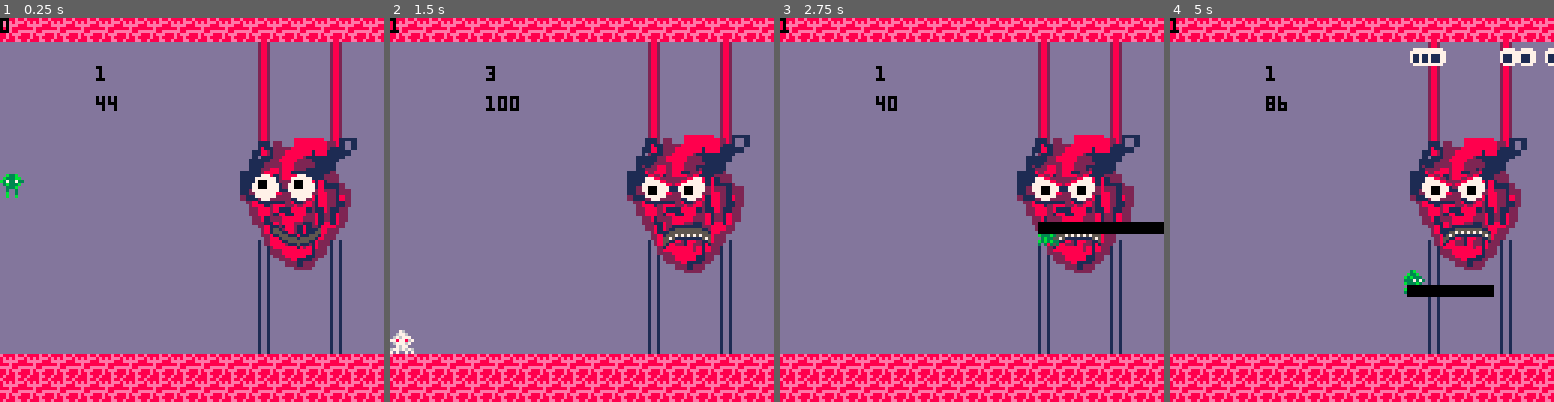
Above: before the commit, frames 1-4 (left to right).
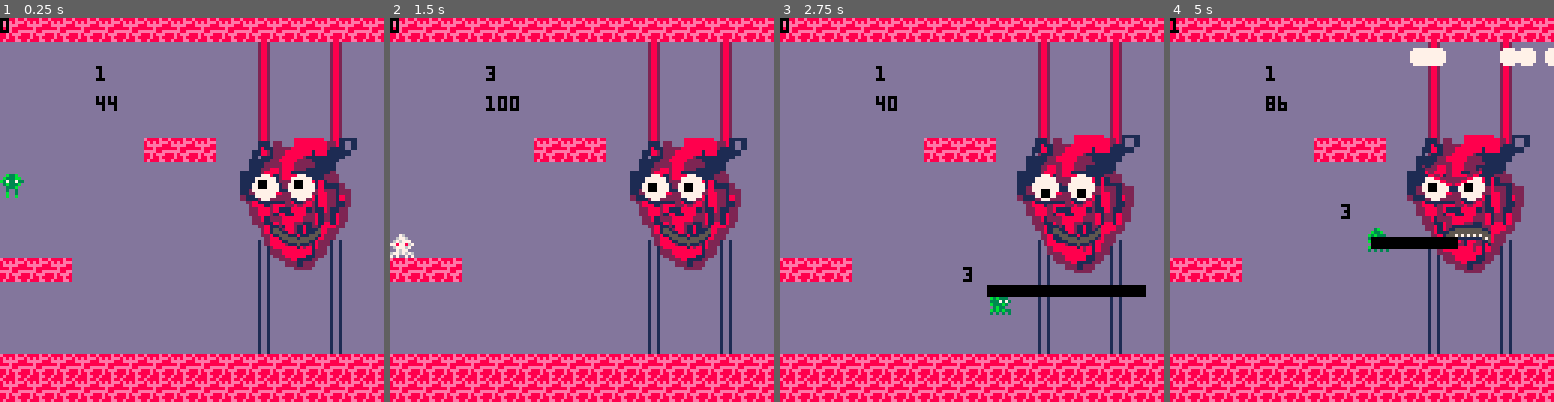
Above: after the commit, the same moments.

Repository: Von-dy/Game_Design_Final_Project
Game: PICO-8 cartridge current_build.p8
Two runs of this game, one before a commit and one after it. Both use one fixed random seed, a clock stepped at 60 frames per second and the inputs below.
Inputs:
- Up to frame 1 (0.25 s): no input
- Up to frame 2 (1.5 s): tap X (X key) at 0.33, 1.07 s; tap O (Z key) at 0.7 s
- Up to frame 3 (2.75 s): hold Right 1.6-2.1 s; tap O (Z key) at 1.7, 2.1, 2.5 s; tap X (X key) at 1.85 s; hold Up 2.15-2.42 s; hold Right from 2.47 s (still down)
- Up to frame 4 (5 s): tap O (Z key) every 0.4 s from 2.9 to 4.9 s; tap X (X key) at 2.97, 4.08 s; release Right at 3.03 s; hold Left 3.08-3.58 s; hold Down 3.63-3.97 s; hold Right 4.02-4.68 s; hold Up from 4.73 s (still down)

The runs differ from the first frame. In frame 1, 2.3% of the frame differs, in the area x 0-57%, y 31-69%; in frame 2, 5.4%; in frame 3, 5.7%; in frame 4, 6.4%, in the area x 0-100%, y 9-73%.

Commit message:
Added (barely) functional hitbox detection things

Diff:
--- a/current_build.p8
+++ b/current_build.p8
@@ -26,7 +26,8 @@
   hp=0,
   x=138,
   y=60,
-  id=0
+  id=0,
+  hboxes={}
  }
  return boss
 end
@@ -44,7 +45,6 @@
 function heart_boss()
  boss.ct=time()
  boss.bullets={}
- boss.sprite=17
  boss.name="heart"
  boss.state=0
  boss.hp=1
@@ -59,19 +59,21 @@
 
 --makes the valves for the heart boss
 function make_valve(n)
- lx=96
+ lx=86
  ly=22
- if n==2 then lx=120 ly=22 end
- if n==3 then lx=96 ly=100 end
- if n==4 then lx=120 ly=100 end
+ if n==2 then lx=110 ly=22 end
+ if n==3 then lx=86 ly=100 end
+ if n==4 then lx=110 ly=100 end
  valve={
  id=n,
  hp=50,
  x=lx,
  y=ly,
  sprite=16,
- bullets={}
+ bullets={},
+ hbox={}
  }
+ valve.hbox=makehitbox(lx,ly,3,8,nil)
  return valve
 end
 
@@ -82,8 +84,10 @@
  y=o.y,
  d=d,
  sprite=21,
- spd=1
+ spd=1,
+ hbox={}
  }
+ b.hbox=makehitbox(b.x+2,b.y+2,4,4,nil)
  return b
 end
 
@@ -93,17 +97,27 @@
  x=o.x,
  y=o.y,
  dia=diag,
- sprite=17,
- spd=1
+ sprite=21,
+ spd=1,
+ hbox={}
  }
+ b.hbox=makehitbox(b.x+2,b.y+2,4,4,nil)
  return b
 end
 
 --determining what the heart boss does based on state
 function hb_logic(s)
         timer=time()-boss.ct
-        --if state 0 do nothing
-
+        --check valve hp
+        for v in all(boss.valves) do
+         if v.hp<=0 then del(boss.valves,v) end
+        end
+        --if state 0 do nothing until attacked
+								if s==0 then
+								 for v in all(boss.valves) do
+								  if v.hp<50 then s=1 end
+								 end
+								end
         --if state 1 do clot attacks and valve bursts
         t=players[1]
         if s==1 then
@@ -122,6 +136,8 @@
          if timer%10==0 then
           valve_burst(boss.av)
          end
+
+         if #boss.valves<=2 then s=2 end
         end
 
         --if in state 2 then do flood attack and streams
@@ -142,6 +160,8 @@
 
         --move whatever bullets have been shot
         move_bullets()
+        --update boss state
+        boss.state=s
 end
 
 --rain clots of blood on one side of screen
@@ -160,13 +180,14 @@
 function vb()
  id=flr(rnd(4))+1
  for v in all(boss.valves) do
-  if id==v.id then v.sprite=7 return v end
+  if id==v.id then v.sprite=1 return v end
  end
 end
 
 --for a valve, shoot a
 --burst of bullets out
 function valve_burst(v)
+ v.x=v.x
  v.sprite=16
  --make 8 bullets, 4 diagonals 4 straight
  for i=0,7 do
@@ -186,6 +207,9 @@
   d=b.d
   x=b.x
   y=b.y
+  hbox=b.hbox
+  hx=hbox.x
+  hy=hbox.y
   dia=b.dia
   spd=b.spd
 
@@ -193,22 +217,30 @@
   if x>128 or x<0 or y>112or y<8 then del(boss.bullets,b) end
 
   --normal bullet movement
-  if d==0 then x-=spd
-  elseif d==1 then x+=spd
-  elseif d==2 then y-=spd
-  elseif d==3 then y+=spd
+  if d==0 then x-=spd hx-=spd
+  elseif d==1 then x+=spd hx+=spd
+  elseif d==2 then y-=spd hy-=spd
+  elseif d==3 then y+=spd hy+=spd
   end
 
   --diagonal bullet movement
-  if dia==4 then x-=spd y-=spd
-  elseif dia==5 then x-=spd y+=spd
-  elseif dia==6 then x+=spd y-=spd
-  elseif dia==7 then x+=spd y+=spd
+  if dia==4 then x-=spd y-=spd hx-=spd hy-=spd
+  elseif dia==5 then x-=spd y+=spd hx-=spd hy+=spd
+  elseif dia==6 then x+=spd y-=spd hx+=spd hy-=spd
+  elseif dia==7 then x+=spd y+=spd hx+=spd hy+=spd
+  end
+
+  --bullet collision with player
+		for p in all(players) do
+   if hcollide(hx,hbox.w,hy,hbox.h,p.x,p.w,p.y,p.h) then p.hp-=1 del(boss.bullets,b) end
   end
 
   --update bullet values
   b.x=x
   b.y=y
+  hbox.x=hx
+  hbox.y=hy
+  b.hbox=hbox
  end
 end
 
@@ -234,7 +266,8 @@
    --dodge duration
    dodge=0,
    --dodge cooldown
-   dcl=60
+   dcl=60,
+   hp=3
  }
  --add player to list
  add(players,p)
@@ -247,8 +280,13 @@
   w=w,
   h=h
  }
- hitboxes[name]=hbox
- add(hitboxes,hbox)
+ if name!=nil then hitboxes[name]=hbox add(hitboxes,hbox)
+ else return hbox
+ end
+end
+
+function hcollide(x1,w1,y1,h1,x2,w2,y2,h2)
+ return (x2>x1+w1 or x2+w2<x1 or y2>y1+h1 or y2+h2<y1) == false
 end
 
 --movement functions
@@ -344,6 +382,11 @@
     player.a=2
    end
   end
+ --if hit boss valve
+ for v in all(boss.valves) do
+  vhb=v.hbox
+  if hcollide(hitboxes["player"].x,hitboxes["player"].w,hitboxes["player"].y,hitboxes["player"].h, vhb.x,vhb.w,vhb.y,vhb.h) then player.a=2 v.hp-=2 end
+ end
  --retract hitbox
  elseif player.a==2 then
   hitboxes["player"].x=x+2
@@ -443,12 +486,13 @@
 function _update60()
  if game.state==2 then
   for p in all(players) do
+   if p.hp<=0 then _init() end
    groundmovement(p)
   end
   --determine what boss you are fighting
   if boss.id==0 then make_boss(1) end
   --change what boss state
-  if btnp(4) then music(0) boss.state=(boss.state+1)%3 end
+  if btnp(4) then music(0) end
   if boss.id==1 then hb_logic(boss.state) end
   heart_beat()
  end
@@ -469,7 +513,7 @@
   spr(p.sprite,p.x,p.y)
   print(p.state,32,16)
   print(p.dcl,32,26)
-  --print(p.a,32,32)
+  print(p.hp,p.x-8,p.y-8)
  end
  for h in all(hitboxes) do
   rectfill(h.x,h.y,h.x+h.w,h.y+h.h)
@@ -477,6 +521,9 @@
  end
  for b in all(boss.bullets) do
   spr(b.sprite,b.x,b.y)
+ end
+ for v in all(boss.valves) do
+  if v.sprite==1 then rectfill(v.x,v.y,v.x+3,v.y+8,1) end
  end
 end
 
@@ -596,9 +643,9 @@
 00000000000000000000000000000000000000000000000000000000000000000882222200000000001dd1000001111128882881111111111200000000000000
 00000000000000000000000000000000000000000077770000000000000000000088822200000000001dd1000001111118812888811111122220000000000000
 00000000000000000000000000000000000000000777777077777777000000000711888200000000001dd1000001111188812228888881812220000000000000
-00000000000000000000000000000000000000000711177055555555000000000711118800000000001dd1000001111888111222288881811112000000000000
-00000000000000000000000000000000000000000711177077777777000000000771177800000000001dd1000001122881181111228882822212220000000000
-00000000000000000000000000000000000000000711177000000000000000000777777000000000001dd1000001122281888221828222882212220000000000
+00000000000000000000000000000000000000000777777055555555000000000711118800000000001dd1000001111888111222288881811112000000000000
+00000000000000000000000000000000000000000777777077777777000000000771177800000000001dd1000001122881181111228882822212220000000000
+00000000000000000000000000000000000000000777777000000000000000000777777000000000001dd1000001122281888221828222882212220000000000
 00000000000000000000000000000000000000000077770000000000000000000077770000000000001dd1000002111222222221182281882218220000000000
 00000000000000000000000000000000000000000000000000000000000000000000000000000000001dd1000000228111111128112821882211220000000000
 00000000000000000000000000000000000000000000000000000000088222220000000000000000000000000000028881288822828821882211220000000000
@@ -852,12 +899,12 @@
 030303030303030303030303030303030000f7f70000f7f7f700000000000000000000000000000000000000000000000000000000000000000000000000000000000000000000000000000000000000000000000000000000000000000000000000000000000000000000000000000000000000000000000000000000000000
 0303030303030303030303030303030300000000000000000000000000000000000000000000000000000000000000000000000000000000000000000000000000000000000000000000000000000000000000000000000000000000000000000000000000000000000000000000000000000000000000000000000000000000
 0303030303030303030303030303030300000000000000000000000000000000000000000000000000000000000000000000000000000000000000000000000000000000000000000000000000000000000000000000000000000000000000000000000000000000000000000000000000000000000000000000000000000000
-0303030303030303030303030303030300000000000000000000000000000000000000000000000000000000000000000000000000000000000000000000000000000000000000000000000000000000000000000000000000000000000000000000000000000000000000000000000000000000000000000000000000000000
+0303030303030606060303030303030300000000000000000000000000000000000000000000000000000000000000000000000000000000000000000000000000000000000000000000000000000000000000000000000000000000000000000000000000000000000000000000000000000000000000000000000000000000
 0303030303030303030303030303030300000000000000000000000000000000000000000000000000000000000000000000000000000000000000000000000000000000000000000000000000000000000000000000000000000000000000000000000000000000000000000000000000000000000000000000000000000000
 0303030303030303030303030303030300000000000000000000000000000000000000000000000000000000000000000000000000000000000000000000000000000000000000000000000000000000000000000000000000000000000000000000000000000000000000000000000000000000000000000000000000000000
 0303030303030303030303030303030308000000000000000000000000000000000000000000000000000000000000000000000000000000000000000000000000000000000000000000000000000000000000000000000000000000000000000000000000000000000000000000000000000000000000000000000000000000
 0303030303030303030303030303030308000000000000000000000000000000000000000000000000000000000000000000000000000000000000000000000000000000000000000000000000000000000000000000000000000000000000000000000000000000000000000000000000000000000000000000000000000000
-0303030303030303030303030303030300000000000000000000000000000000000000000000000000000000000000000000000000000000000000000000000000000000000000000000000000000000000000000000000000000000000000000000000000000000000000000000000000000000000000000000000000000000
+0606060303030303030303030303030300000000000000000000000000000000000000000000000000000000000000000000000000000000000000000000000000000000000000000000000000000000000000000000000000000000000000000000000000000000000000000000000000000000000000000000000000000000
 0303030303030303030303030303030300000000000000000000000000000000000000000000000000000000000000000000000000000000000000000000000000000000000000000000000000000000000000000000000000000000000000000000000000000000000000000000000000000000000000000000000000000000
 0303030303030303030303030303030300000000000000000000000000000000000000000000000000000000000000000000000000000000000000000000000000000000000000000000000000000000000000000000000000000000000000000000000000000000000000000000000000000000000000000000000000000000
 0303030303030303030303030303030300000000000000000000000000000000000000000000000000000000000000000000000000000000000000000000000000000000000000000000000000000000000000000000000000000000000000000000000000000000000000000000000000000000000000000000000000000000
